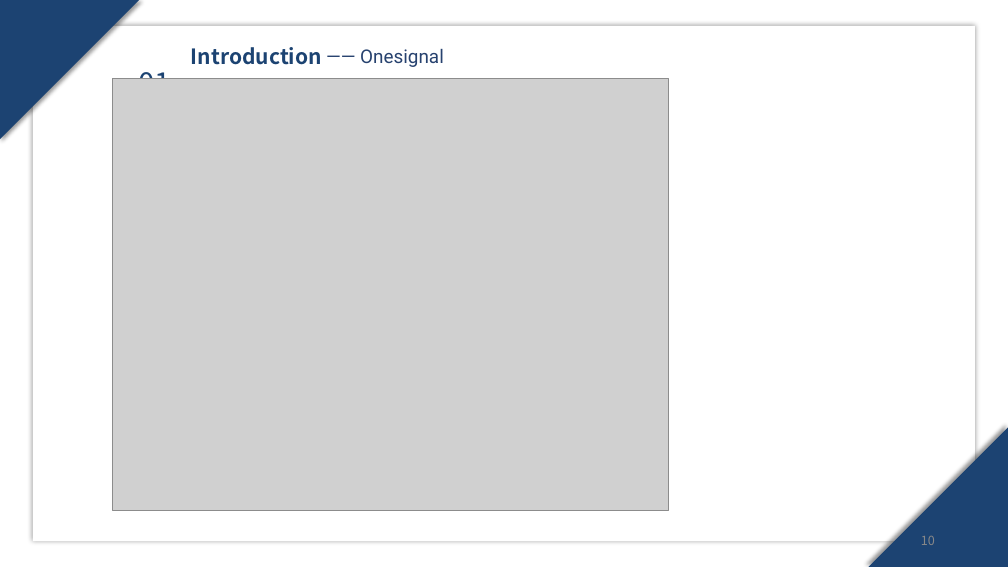
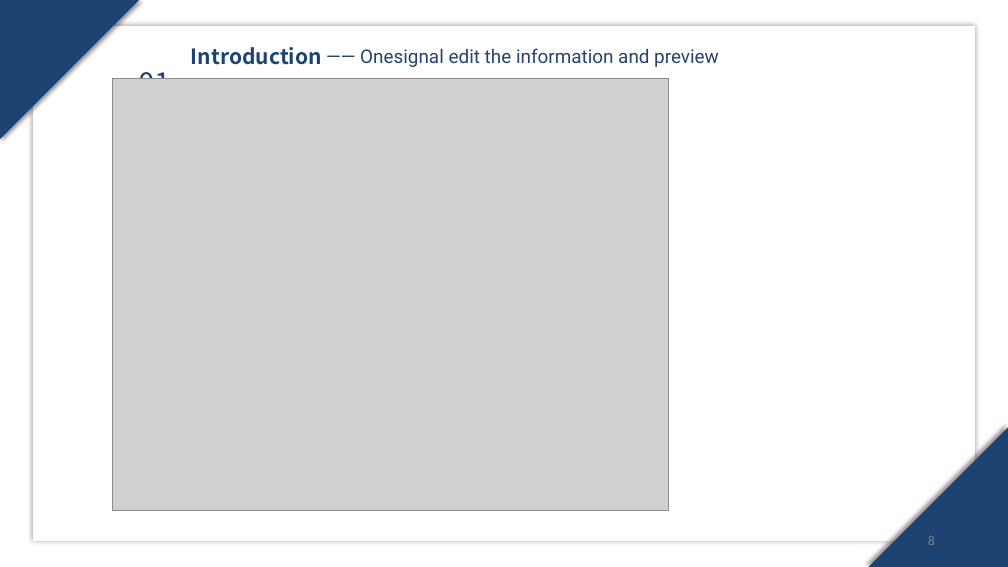
Before and after one commit to SuperRun/Yom, a slide deck: slide 8 of document/work report.pptx (slide 10 before the commit). Drawn at 1008x567 pixels with LibreOffice and Linux fonts; fonts in the diff are those of the drawing; grey boxes stand for pictures; background and template pictures are left out. Boxes give left, top, right and bottom in pixels: in the first picture for what was removed or moved away, otherwise in the second. Text is boxed around its words. In the diff, an @@ line names an element or a change of style, - is before the commit and + after.

```diff
--- a/document/work report.pptx
+++ b/document/work report.pptx
@@ text at (x1=360, y1=48, x2=719, y2=67): text changed @@
-—— Onesignal
+—— Onesignal edit the information and preview
@@ page number at (x1=928, y1=536, x2=935, y2=545): text changed @@
-10
+8
```
Also in this commit, not shown: 4 other slides changed.
